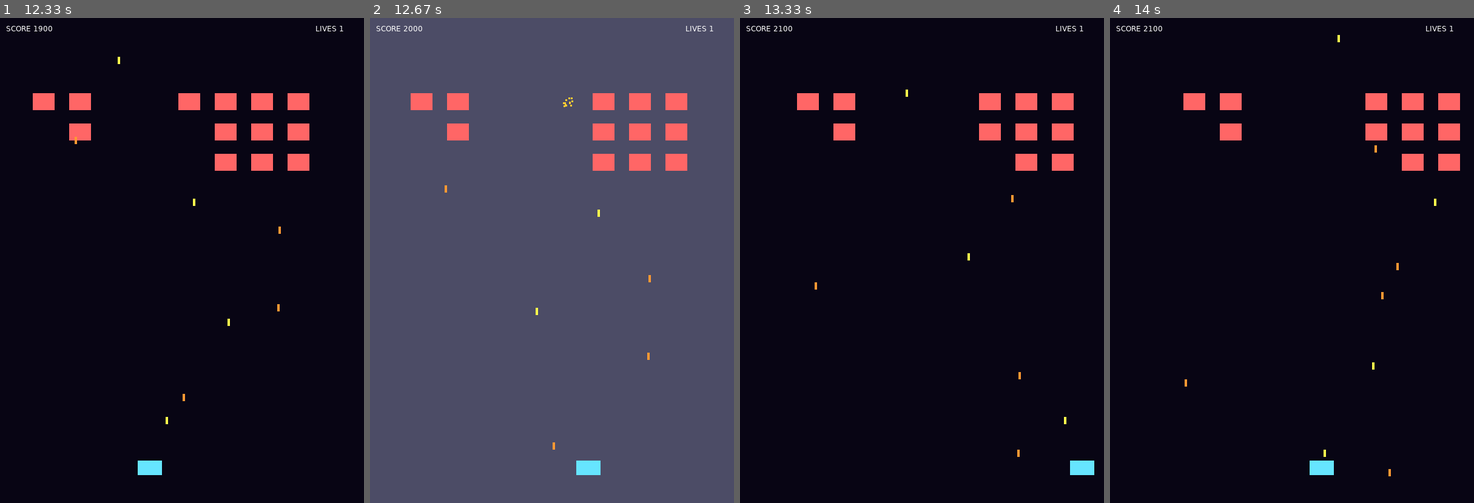
Above: before the commit, frames 1-4 (left to right).
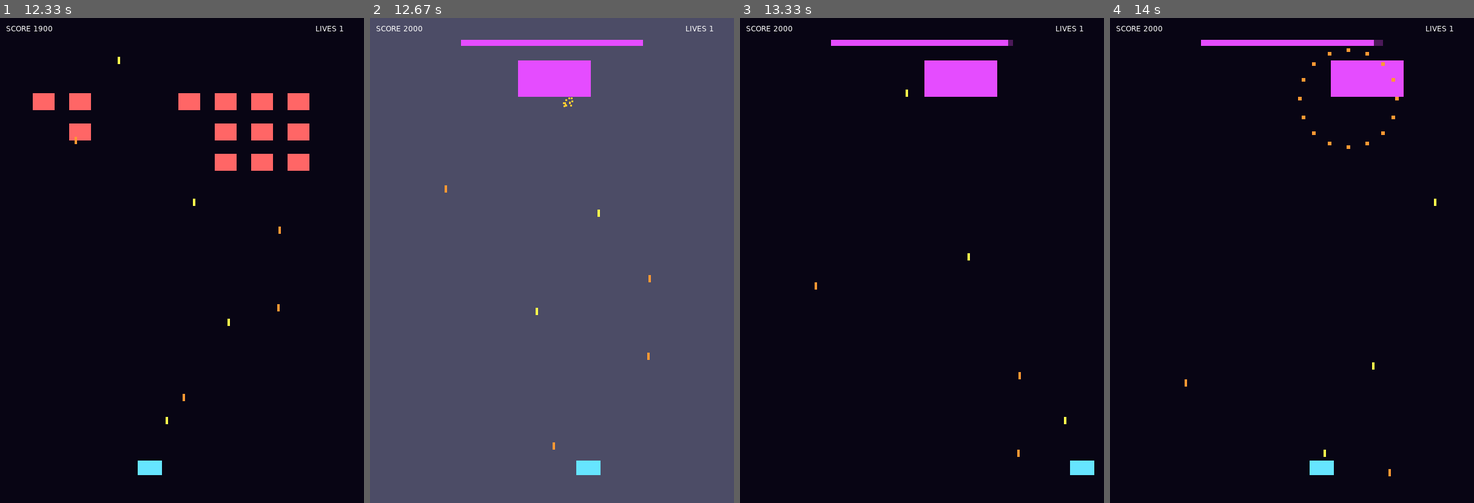
Above: after the commit, the same moments.

Repository: Kimdoeon52/galaga-monolith
Game: LÖVE game, started from game/main.lua
Two runs of this game, one before a commit and one after it. Both use one fixed random seed, a clock stepped at 60 frames per second and the inputs below.
Inputs:
- Up to frame 1 (12.33 s): tap Space at 0.33, 0.73, 1.03, 1.3, 1.6, 1.73, 2.03, 2.4, 2.7, 2.9, 3.2, 3.4, 3.7, 3.9, 4.2, 4.47, 4.77, 4.9, 5.2, 5.57, 5.87, 6.07, 6.37, 6.57, 6.87, 7.07, 7.37, 7.63, 7.93, 8.07, 8.37, 8.73, 9.03, 9.23, 9.53, 9.73, 10.03, 10.23, 10.53, 10.8, 11.1, 11.23, 11.53, 11.9, 12.2 s; hold Left 0.67-1.2 s; hold Left 1.23-1.63 s; hold Right 1.67-2.3 s; hold Left 2.33-2.8 s; hold Right 2.83-3.3 s; hold Right 3.33-3.8 s; hold Left 3.83-4.37 s; hold Left 4.4-4.8 s; hold Right 4.83-5.47 s; hold Left 5.5-5.97 s; hold Right 6-6.47 s; hold Right 6.5-6.97 s; hold Left 7-7.53 s; hold Left 7.57-7.97 s; hold Right 8-8.63 s; hold Left 8.67-9.13 s; hold Right 9.17-9.63 s; hold Right 9.67-10.13 s; hold Left 10.17-10.7 s; hold Left 10.73-11.13 s; hold Right 11.17-11.8 s; hold Left 11.83-12.3 s
- Up to frame 2 (12.67 s): hold Right from 12.33 s (still down); tap Space at 12.4 s
- Up to frame 3 (13.33 s): tap Space at 12.7, 12.9, 13.2 s; release Right at 12.8 s; hold Right 12.83-13.3 s
- Up to frame 4 (14 s): hold Left 13.33-13.87 s; tap Space at 13.4, 13.7, 13.97 s; hold Left from 13.9 s (still down)

Frame 1 is identical in both runs. In frame 2, 4.6% of the frame differs, in the area x 11-88%, y 4-32%; in frame 3, 4.4%; in frame 4, 4.5%.

Commit message:
feat: 보스 탄막 추가
점수 2000 에 보스가 등장해 원형/조준 부채꼴 탄막을 번갈아 쏜다.
적 총알에 vx/vy 가 생겨 일반 적 발사와 이동 코드도 함께 바뀌었다.

Diff:
--- a/game/main.lua
+++ b/game/main.lua
@@ -13,9 +13,17 @@
 local sparks = {} -- 순수 연출 데이터인데 게임 상태와 같이 산다
 local flashTime = 0
 local shakeTime = 0
+local boss = nil
+local bossDefeated = false
+local bossFireTimer = 0
+local bossPattern = 0
 local SHIP_SPEED = 340
 local SHOT_SPEED = 540
 local ALIEN_SHOT_SPEED = 240
+local BOSS_SCORE = 2000
+local BOSS_HP = 40
+local BOSS_SPEED = 90
+local BOSS_SHOT_SPEED = 200
 
 local function hit(a, b)
   return a.x < b.x + b.w and b.x < a.x + a.w and a.y < b.y + b.h and b.y < a.y + a.h
@@ -42,6 +50,40 @@
   for row = 0, 3 do
     for col = 0, 7 do
       aliens[#aliens + 1] = { x = 60 + col * 60, y = 60 + row * 50, w = 36, h = 28 }
+    end
+  end
+end
+
+-- 보스 탄막. 적 총알 목록에 그대로 넣기 위해 적 총알에 vx/vy 가 필요해졌다.
+local function fireBossPattern()
+  local cx, cy = boss.x + boss.w * 0.5, boss.y + boss.h
+  bossPattern = bossPattern + 1
+  if bossPattern % 2 == 1 then
+    -- 원형 16발
+    for i = 1, 16 do
+      local angle = (i / 16) * math.pi * 2
+      alienShots[#alienShots + 1] = {
+        x = cx,
+        y = cy,
+        w = 6,
+        h = 6,
+        vx = math.cos(angle) * BOSS_SHOT_SPEED,
+        vy = math.sin(angle) * BOSS_SHOT_SPEED,
+      }
+    end
+  else
+    -- 플레이어를 조준한 부채꼴 7발
+    local aim = math.atan2(ship.y - cy, ship.x + ship.w * 0.5 - cx)
+    for i = -3, 3 do
+      local angle = aim + i * math.rad(12)
+      alienShots[#alienShots + 1] = {
+        x = cx,
+        y = cy,
+        w = 6,
+        h = 6,
+        vx = math.cos(angle) * BOSS_SHOT_SPEED * 1.3,
+        vy = math.sin(angle) * BOSS_SHOT_SPEED * 1.3,
+      }
     end
   end
 end
@@ -59,6 +101,10 @@
   gameOver = false
   flashTime = 0
   shakeTime = 0
+  boss = nil
+  bossDefeated = false
+  bossFireTimer = 0
+  bossPattern = 0
   spawnFormation()
 end
 
@@ -103,6 +149,30 @@
     end
   end
 
+  -- 보스 등장: 점수 조건이 편대 로직을 지운다.
+  if score >= BOSS_SCORE and not boss and not bossDefeated then
+    boss = { x = 240, y = 70, w = 120, h = 60, hp = BOSS_HP, dir = 1 }
+    aliens = {}
+    bossFireTimer = 1
+  end
+
+  -- 보스 이동 + 발사
+  if boss then
+    boss.x = boss.x + boss.dir * BOSS_SPEED * dt
+    if boss.x < 0 then
+      boss.x = 0
+      boss.dir = 1
+    elseif boss.x > 600 - boss.w then
+      boss.x = 600 - boss.w
+      boss.dir = -1
+    end
+    bossFireTimer = bossFireTimer - dt
+    if bossFireTimer <= 0 then
+      bossFireTimer = 1.4
+      fireBossPattern()
+    end
+  end
+
   -- 편대 이동: 끝에 닿을 것 같으면 방향을 바꾸고 한 칸 내려온다.
   local minx, maxx = math.huge, -math.huge
   for _, a in ipairs(aliens) do
@@ -126,13 +196,21 @@
   if alienFireTimer <= 0 and #aliens > 0 then
     alienFireTimer = 0.6
     local a = aliens[math.random(#aliens)]
-    alienShots[#alienShots + 1] = { x = a.x + a.w * 0.5 - 2, y = a.y + a.h, w = 4, h = 12 }
+    alienShots[#alienShots + 1] = {
+      x = a.x + a.w * 0.5 - 2,
+      y = a.y + a.h,
+      w = 4,
+      h = 12,
+      vx = 0,
+      vy = ALIEN_SHOT_SPEED,
+    }
   end
 
   for i = #alienShots, 1, -1 do
     local s = alienShots[i]
-    s.y = s.y + ALIEN_SHOT_SPEED * dt
-    if s.y > 800 then
+    s.x = s.x + s.vx * dt
+    s.y = s.y + s.vy * dt
+    if s.y > 800 or s.y + s.h < 0 or s.x + s.w < 0 or s.x > 600 then
       table.remove(alienShots, i)
     end
   end
@@ -150,6 +228,26 @@
     end
   end
 
+  -- 충돌: 내 총알 x 보스. 일반 적 루프를 못 쓰고 HP 규칙용 루프가 하나 더 생긴다.
+  if boss then
+    for si = #shots, 1, -1 do
+      if hit(shots[si], boss) then
+        table.remove(shots, si)
+        boss.hp = boss.hp - 1
+        flashTime = 0.03
+        if boss.hp <= 0 then
+          explode(boss.x + boss.w * 0.25, boss.y + boss.h * 0.5)
+          explode(boss.x + boss.w * 0.75, boss.y + boss.h * 0.5)
+          shakeTime = 0.5
+          score = score + 3000
+          boss = nil
+          bossDefeated = true
+          break
+        end
+      end
+    end
+  end
+
   -- 충돌: 적 총알 x 플레이어
   for i = #alienShots, 1, -1 do
     if hit(alienShots[i], ship) then
@@ -169,8 +267,8 @@
     end
   end
 
-  -- 전멸하면 다음 편대
-  if #aliens == 0 then
+  -- 전멸하면 다음 편대 (보스전 중에는 나오면 안 된다)
+  if #aliens == 0 and not boss then
     spawnFormation()
   end
 
@@ -210,6 +308,11 @@
     love.graphics.rectangle("fill", a.x, a.y, a.w, a.h)
   end
 
+  if boss then
+    love.graphics.setColor(0.9, 0.3, 1)
+    love.graphics.rectangle("fill", boss.x, boss.y, boss.w, boss.h)
+  end
+
   love.graphics.setColor(1, 0.6, 0.2)
   for _, s in ipairs(alienShots) do
     love.graphics.rectangle("fill", s.x, s.y, s.w, s.h)
@@ -225,6 +328,13 @@
   love.graphics.setColor(1, 1, 1)
   love.graphics.print("SCORE " .. score, 10, 10)
   love.graphics.print("LIVES " .. lives, 520, 10)
+  if boss then
+    love.graphics.setColor(0.3, 0.1, 0.35)
+    love.graphics.rectangle("fill", 150, 36, 300, 10)
+    love.graphics.setColor(0.9, 0.3, 1)
+    love.graphics.rectangle("fill", 150, 36, 300 * boss.hp / BOSS_HP, 10)
+    love.graphics.setColor(1, 1, 1)
+  end
   if gameOver then
     love.graphics.printf("GAME OVER\nPress R", 0, 380, 600, "center")
   end
